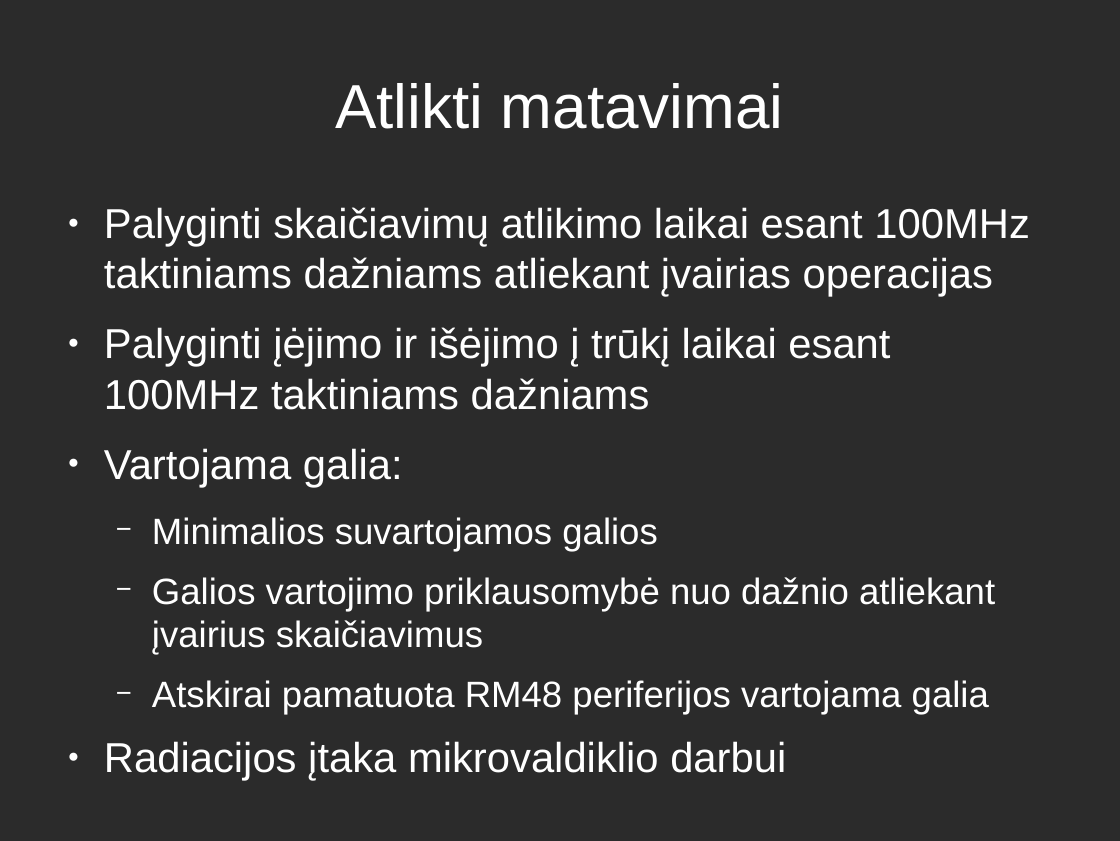
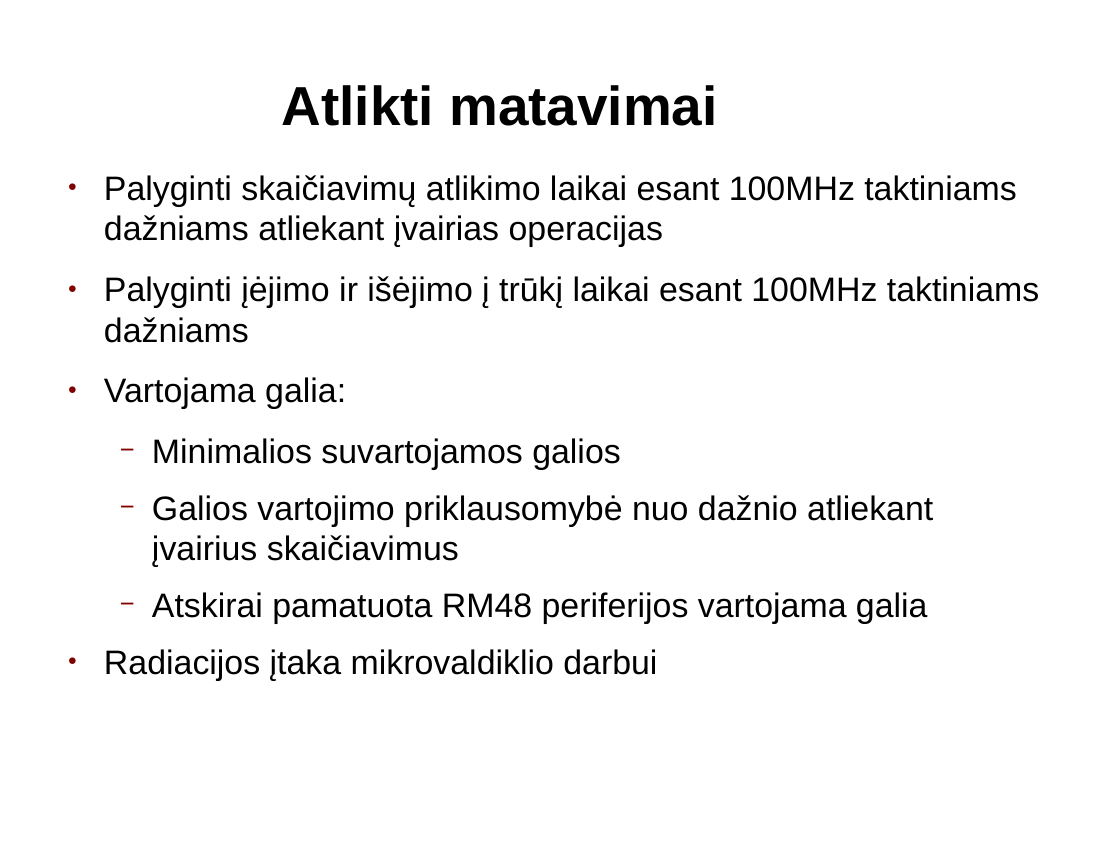
Before and after one commit to kurmis/bakis, a slide deck: slide 8 of pristatymas bak/Mindaugas Kurmauskas.odp. Drawn at 1120x841 pixels with LibreOffice and Linux fonts; fonts in the diff are those of the drawing; background and template pictures are left out; a plain dark background stands for a picture behind light text. Boxes give left, top, right and bottom in pixels: in the first picture for what was removed or moved away, otherwise in the second. Text is boxed around its words. In the diff, an @@ line names an element or a change of style, - is before the commit and + after.

```diff
--- a/pristatymas bak/Mindaugas Kurmauskas.odp
+++ b/pristatymas bak/Mindaugas Kurmauskas.odp
@@ background picture (left out) to #FFFFFF @@
@@ title "Atlikti matavimai" moved from (x1=335, y1=83, x2=784, y2=129) to (x1=282, y1=85, x2=717, y2=126) @@
@@ title "Atlikti matavimai" at (x1=282, y1=85, x2=717, y2=126): size 44 to 38.9 pt, text colour #FFFFFF to #000000, bold on @@
@@ text "Palyginti skaičiavimų atlikimo laikai esant ..." moved from (x1=104, y1=207, x2=1030, y2=781) to (x1=104, y1=175, x2=1039, y2=681) @@
@@ text "Palyginti skaičiavimų atlikimo laikai esant ..." at (x1=104, y1=175, x2=1039, y2=681): size 29.6 to 24 pt in "Palyginti skaičiavimų atlikimo laikai esant 100MHz taktiniam ...", "Palyginti įėjimo ir išėjimo į trūkį laikai ...", "Vartojama galia:", "Radiacijos įtaka mikrovaldiklio darbui"; text colour #FFFFFF to #000000; size 25.9 to 24 pt in "Minimalios suvartojamos galios", "Galios vartojimo priklausomybė nuo dažnio atliekant įvairius ...", "Atskirai pamatuota RM48 periferijos vartojama galia"; bullet colour #FFFFFF to #800000; indent changed @@
```
Also in this commit, not shown: 13 other slides changed, 6 other files.
